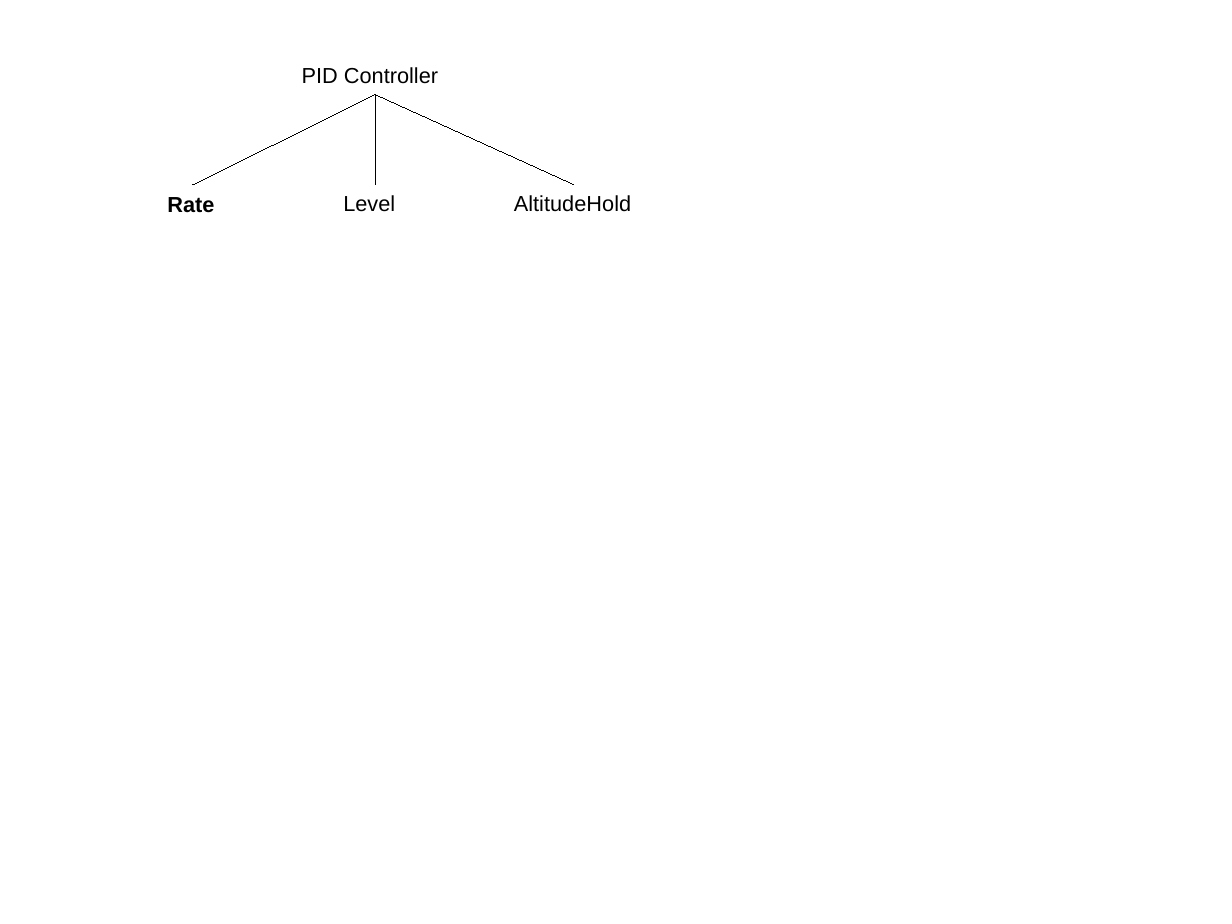
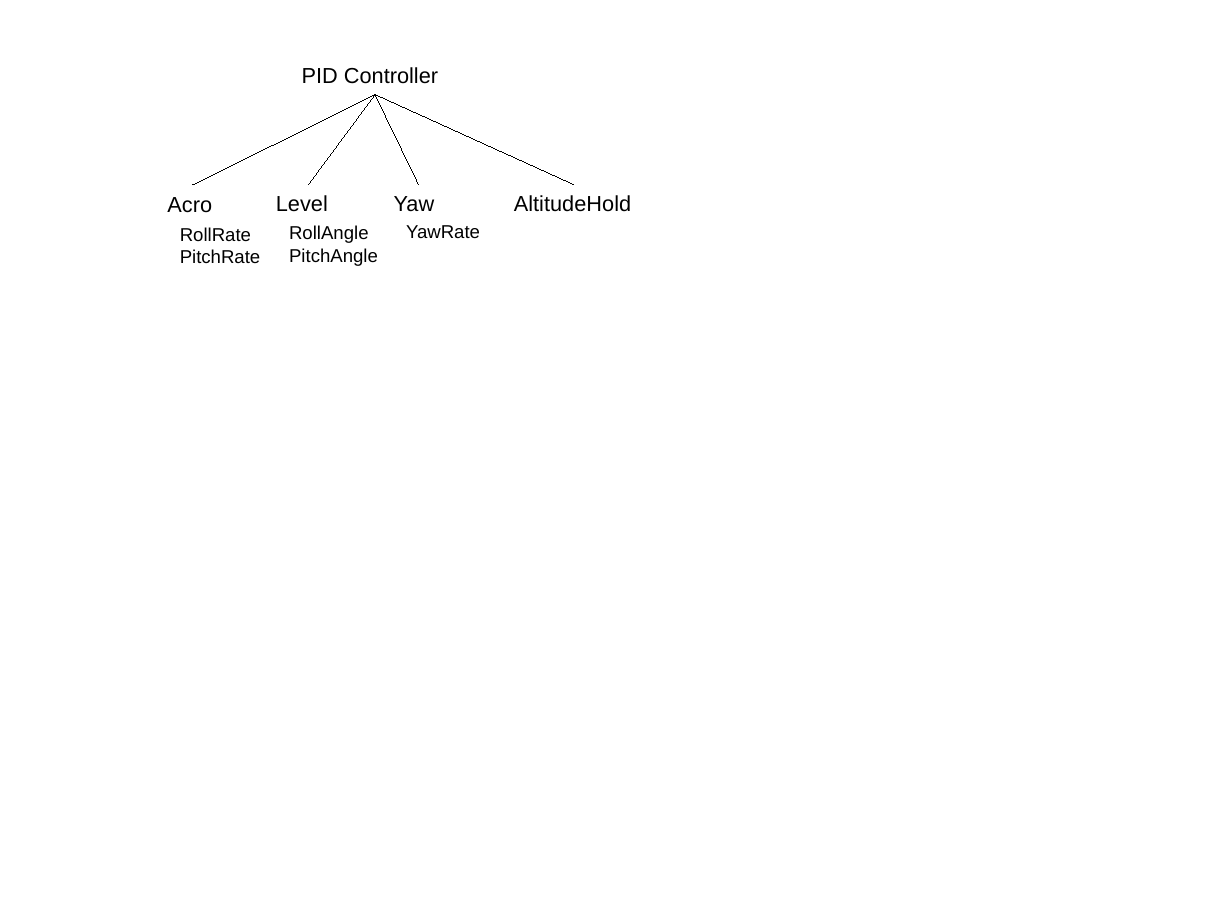
Before and after one commit to simondlevy/Hackflight, a slide deck: slide 1 of extras/media/pidcontrollers.pptx. Drawn at 1232x924 pixels with LibreOffice and Linux fonts; fonts in the diff are those of the drawing. Boxes give left, top, right and bottom in pixels: in the first picture for what was removed or moved away, otherwise in the second. Text is boxed around its words. In the diff, an @@ line names an element or a change of style, - is before the commit and + after.

```diff
--- a/extras/media/pidcontrollers.pptx
+++ b/extras/media/pidcontrollers.pptx
@@ line moved from (376, 94) - (376, 184) to (376, 94) - (309, 184) @@
@@ line added from (376, 94) to (418, 184), #000000 0.75 pt @@
@@ text at [167,197,212,213]: text changed; bold off @@
-Rate
+Acro
@@ text "Level": place and size @@
-text "Level" at [343,195,395,212]
+text "Level" at [276,195,328,212]
@@ text added at [394,196,435,212], 14 pt, text #000000 @@
+Yaw
@@ text added at [180,227,261,263], 12 pt, text #000000 @@
+RollRate
+PitchRate
@@ text added at [289,225,378,266], 12 pt, text #000000 @@
+RollAngle
+PitchAngle
@@ text added at [406,225,480,239], 12 pt, text #000000 @@
+YawRate
```
Also in this commit, not shown: 2 other files.
